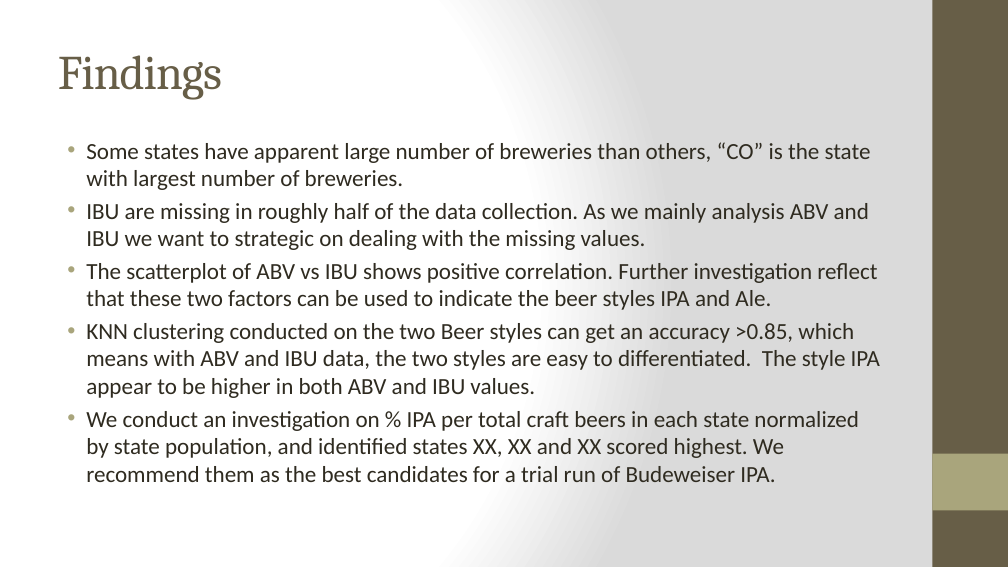
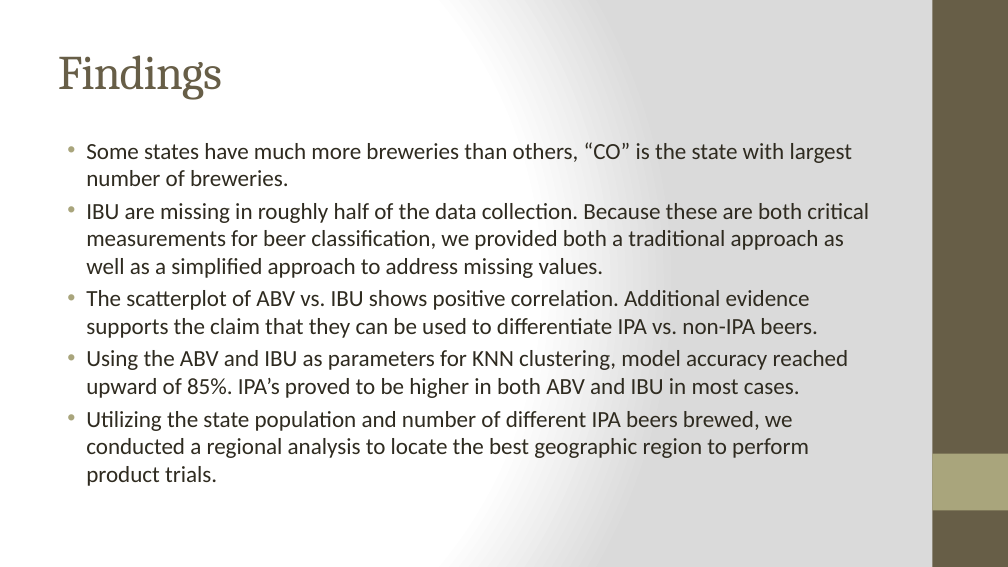
Before and after one commit to bstephan-smu/DDS-project1, a slide deck: slide 2 of Project Presentation_upd1025_new.pptx. Drawn at 1008x567 pixels with LibreOffice and Linux fonts; fonts in the diff are those of the drawing. Boxes give left, top, right and bottom in pixels: in the first picture for what was removed or moved away, otherwise in the second. Text is boxed around its words. In the diff, an @@ line names an element or a change of style, - is before the commit and + after.

Commit message:
updated powerpoint.

```diff
--- a/Project Presentation_upd1025_new.pptx
+++ b/Project Presentation_upd1025_new.pptx
@@ text at [86, 142, 869, 486]: text changed @@
-• Some states have apparent large number of breweries than others, “CO” is the state with largest number of breweries.
-• IBU are missing in roughly half of the data collection. As we mainly analysis ABV and IBU we want to strategic on dealing with the missing values.
-• The scatterplot of ABV vs IBU shows positive correlation. Further investigation reflect that these two factors can be used to indicate the beer styles IPA and Ale.
-• KNN clustering conducted on the two Beer styles can get an accuracy >0.85, which means with ABV and IBU data, the two styles are easy to differentiated. The style IPA appear to be higher in both ABV and IBU values.
-• We conduct an investigation on % IPA per total craft beers in each state normalized by state population, and identified states XX, XX and XX scored highest. We recommend them as the best candidates for a trial run of Budeweiser IPA.
+• Some states have much more breweries than others, “CO” is the state with largest number of breweries.
+• IBU are missing in roughly half of the data collection. Because these are both critical measurements for beer classification, we provided both a traditional approach as well as a simplified approach to address missing values.
+• The scatterplot of ABV vs. IBU shows positive correlation. Additional evidence supports the claim that they can be used to differentiate IPA vs. non-IPA beers.
+• Using the ABV and IBU as parameters for KNN clustering, model accuracy reached upward of 85%. IPA’s proved to be higher in both ABV and IBU in most cases.
+• Utilizing the state population and number of different IPA beers brewed, we conducted a regional analysis to locate the best geographic region to perform product trials.
```
Also in this commit, not shown: 10 other slides changed.
